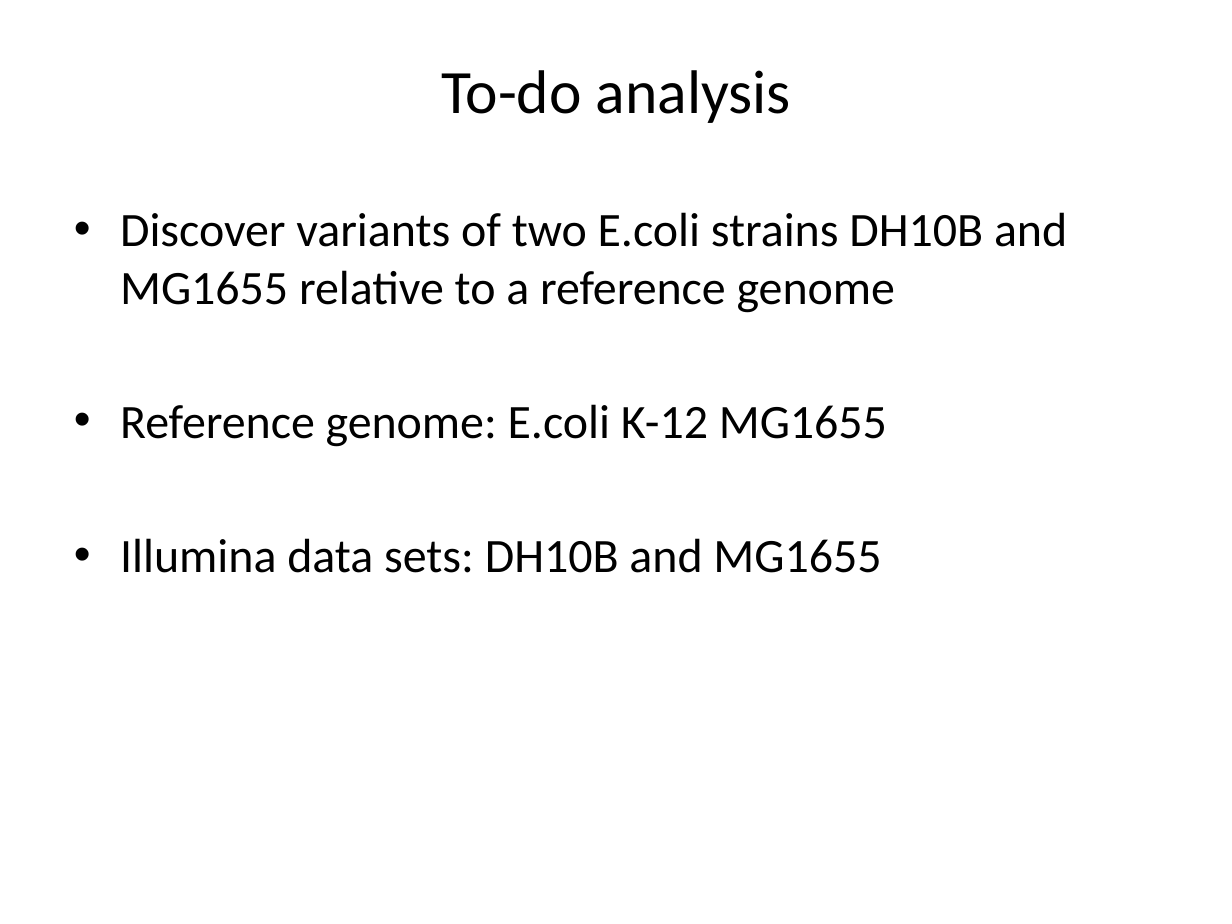
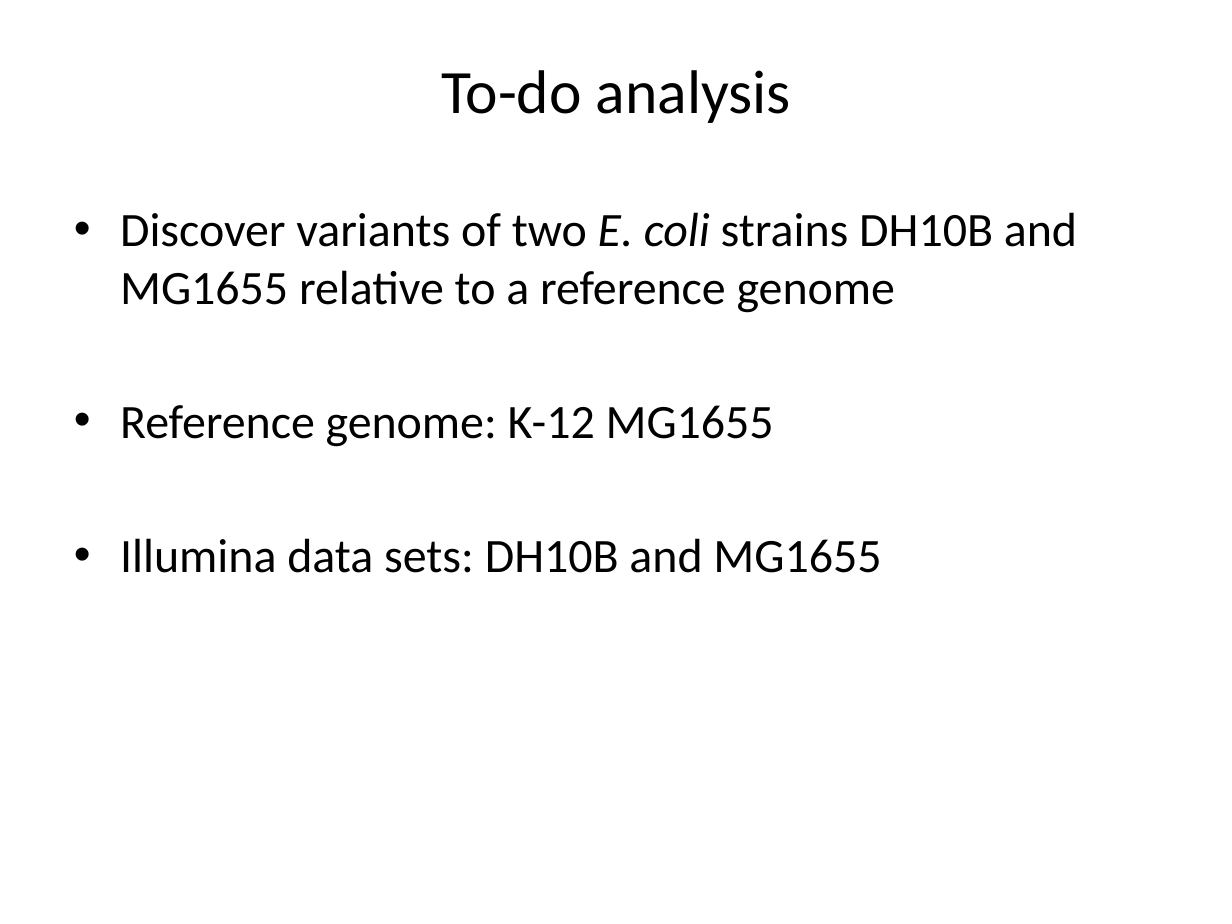
Before and after one commit to liu3zhenlab/teaching, a slide deck: slide 2 of PLPTH813Bioinformatis/2021/labs/lab06_variants.pptx. Drawn at 1232x924 pixels with LibreOffice and Linux fonts; fonts in the diff are those of the drawing. Boxes give left, top, right and bottom in pixels: in the first picture for what was removed or moved away, otherwise in the second. Text is boxed around its words. In the diff, an @@ line names an element or a change of style, - is before the commit and + after.

```diff
--- a/PLPTH813Bioinformatis/2021/labs/lab06_variants.pptx
+++ b/PLPTH813Bioinformatis/2021/labs/lab06_variants.pptx
@@ text at [120,212,1077,447]: text changed @@
-• Discover variants of two E.coli strains DH10B and MG1655 relative to a reference genome
-• Reference genome: E.coli K-12 MG1655
+• Discover variants of two E. coli strains DH10B and MG1655 relative to a reference genome
+• Reference genome: K-12 MG1655
```
Also in this commit, not shown: 1 other file.
